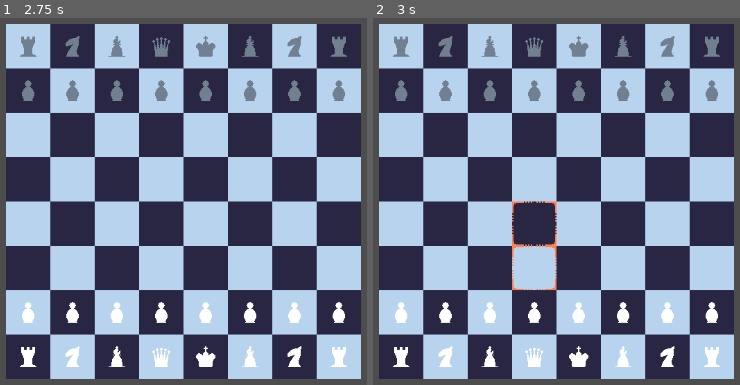
Above: before the commit, frames 1-2 (left to right).
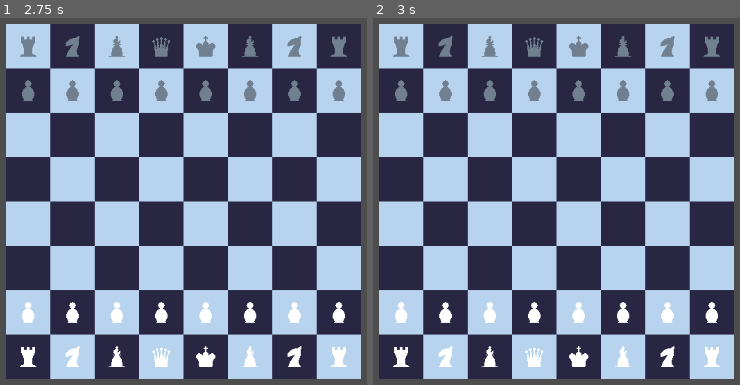
Above: after the commit, the same moments.

Repository: MDJolley/Godot-Chess
Game: Godot game, scene res://board/scenes/board.tscn
Same seed, same stepped clock (60 frames per second), same inputs: the game is played once before the commit and once after it.
Inputs (mouse positions are in pixels of both pictures, inside the frame that each line leads up to):
- Up to frame 1 (2.75 s): tap Enter at 0.5, 2 s; move the mouse to (359, 179) at 0.52 s; click (359, 179) at 0.67 s; tap Space at 1.25 s; move the mouse to (22, 223) at 1.27 s; click (22, 223) at 1.42 s; move the mouse to (264, 102) at 2.02 s; click (264, 102) at 2.17 s
- Up to frame 2 (3 s): tap Space at 2.75 s; move the mouse to (516, 289) at 2.77 s; click (516, 289) at 2.92 s

Frame 1 is identical in both runs. In frame 2, 0.4% of the frame differs, in the area x 37-51%, y 49-75%.

Commit message:
pawn be broken pls fix

Diff:
--- a/pieces/model/king.gd
+++ b/pieces/model/king.gd
@@ -18,10 +18,10 @@
 	var location = tile.location
 	if(not hasMoved and not tile.board.boardState[Vector2(-4, 0) + location].piece.hasMoved):
 		if(tile.board.boardState[Vector2(-1, 0) + location].piece == null and tile.board.boardState[Vector2(-2, 0) + location].piece == null and tile.board.boardState[Vector2(-3, 0) + location].piece == null):
-			legalMoves += castleLeft
+			legalMoves.append(castleLeft)
 	if(not hasMoved and not tile.board.boardState[Vector2(3, 0) + location].piece.hasMoved):
 		if(tile.board.boardState[Vector2(1, 0) + location].piece == null and tile.board.boardState[Vector2(2, 0) + location].piece == null):
-			legalMoves += castleRight
+			legalMoves.append(castleRight)
 
 	for move in legalMoves:
 		var endTile : Vector2 = move + tile.location
--- a/pieces/model/pawn.gd
+++ b/pieces/model/pawn.gd
@@ -1,33 +1,38 @@
 extends Piece
 class_name Pawn
 
-var legalMoves : Array = [Vector2(0, 1)]
-var attackMoves : Array = []
+var legalMoves : Array = [Vector2(0, 1), Vector2(1, 1), Vector2(-1, 1)]
 
 func getValidMoves() -> Array:
 	var tile = get_parent()
-	var validMoves : Array = Array()
-	var actualMoves : Array = legalMoves
+	var validMoves : Array
+	var blackOffset = Vector2(0, 0)
 	if not hasMoved:
-		actualMoves.append(legalMoves[0]*2)
-	for move in actualMoves:
-		var endTile = move + tile.location
+		legalMoves.append(Vector2(0, 2))
+	if player == Global.Player.DARK:
+		blackOffset = Vector2(0, -2)
+	for move in legalMoves:
+		var endTile = move + tile.location + blackOffset
 		if tile.board.boardState.has(endTile):
-
-			validMoves.append(endTile)
+			if tile.board.boardState[endTile].piece:
+				if tile.board.boardState[endTile].piece.player != self.player:
+					validMoves.append(endTile)
+			elif(tile.board.boardState[endTile].location.y == tile.location.y):
+				validMoves.append(endTile)
 	return validMoves
 
 func _ready():
+	super._ready()
 	#Changing moves based on color
-	if player == Global.Player.LIGHT:
-		var newMoves : Array = Array()
-		for move in legalMoves:
-			newMoves.append(Vector2(move.x, move.y - 2*move.y))
-		legalMoves = newMoves
-		var newAttacks : Array = Array()
-		for move in attackMoves:
-			newAttacks.append(Vector2(move.x, move.y - 2*move.y))
-		attackMoves = newAttacks
+	# if player == Global.Player.LIGHT:
+	# 	var newMoves : Array = Array()
+	# 	for move in legalMoves:
+	# 		newMoves.append(Vector2(move.x, move.y - 2*move.y))
+	# 	legalMoves = newMoves
+	# 	var newAttacks : Array = Array()
+	# 	for move in attackMoves:
+	# 		newAttacks.append(Vector2(move.x, move.y - 2*move.y))
+	# 	attackMoves = newAttacks
 
 func _init():
 	pass
